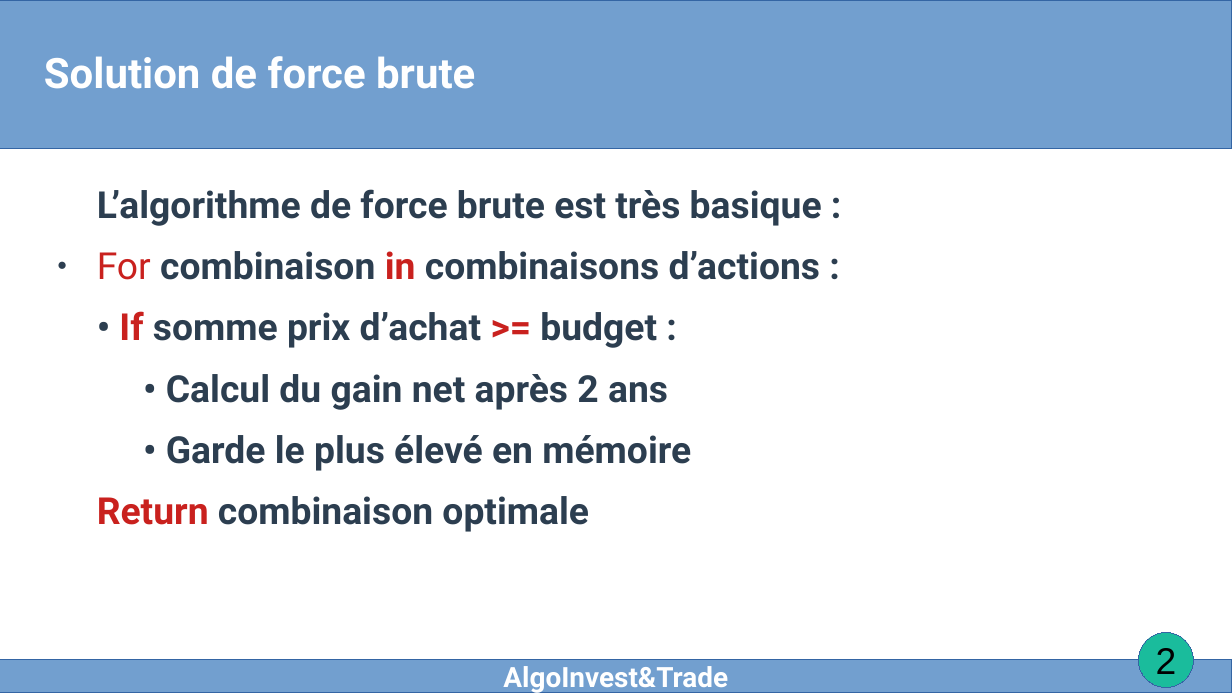
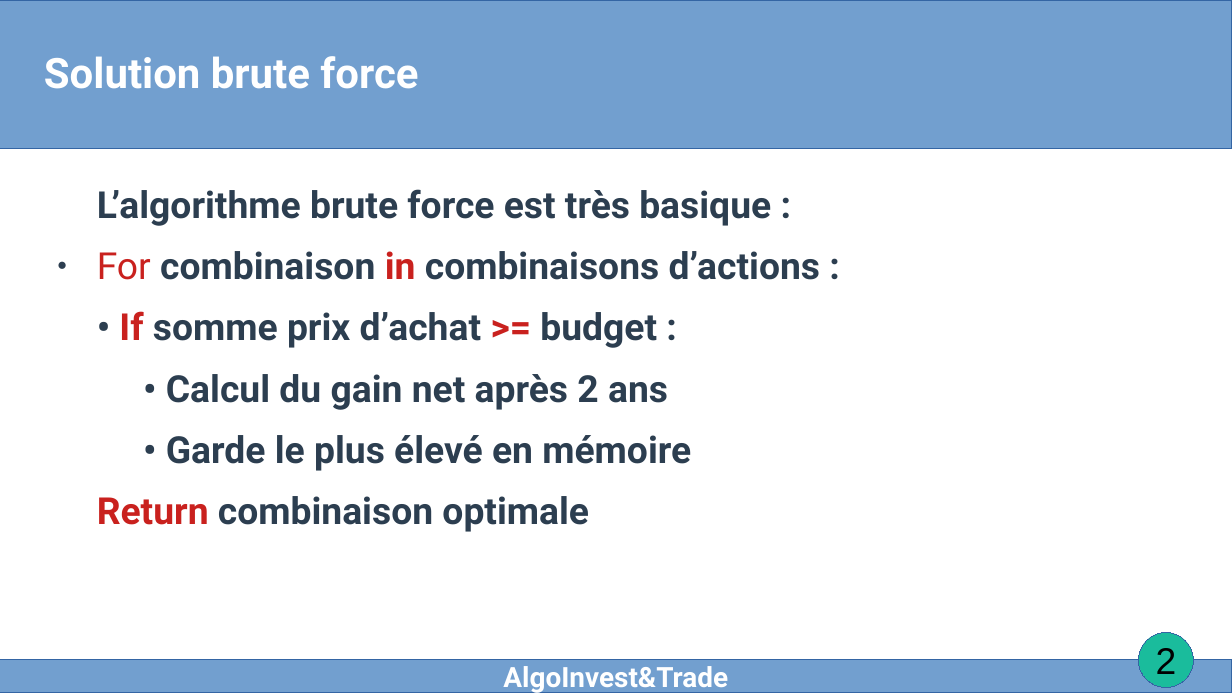
Before and after one commit to AdrienB-OC/Project-7-Problem-Solving-with-Algorithms, a slide deck: slide 2 of P7.odp. Drawn at 1232x693 pixels with LibreOffice and Linux fonts; fonts in the diff are those of the drawing. Boxes give left, top, right and bottom in pixels: in the first picture for what was removed or moved away, otherwise in the second. Text is boxed around its words. In the diff, an @@ line names an element or a change of style, - is before the commit and + after.

```diff
--- a/P7.odp
+++ b/P7.odp
@@ title at box(44, 56, 418, 89): text changed @@
-Solution de force brute
+Solution brute force
@@ text at box(97, 189, 771, 226): text changed @@
-L’algorithme de force brute est très basique :
+L’algorithme brute force est très basique :
```
Also in this commit, not shown: 6 other slides changed, 1 slide added.
